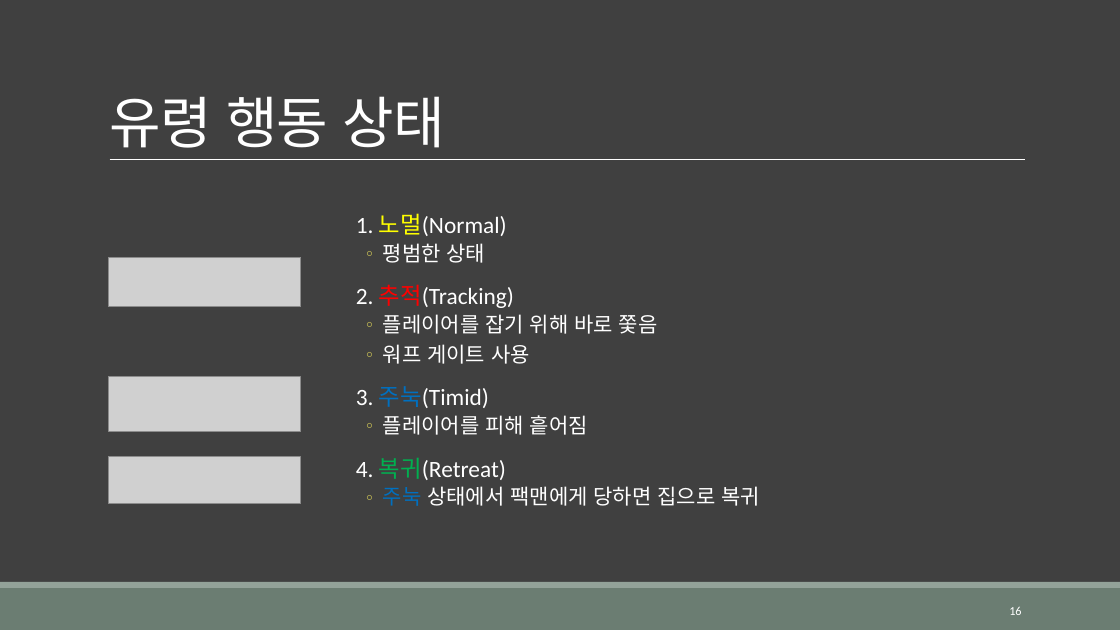
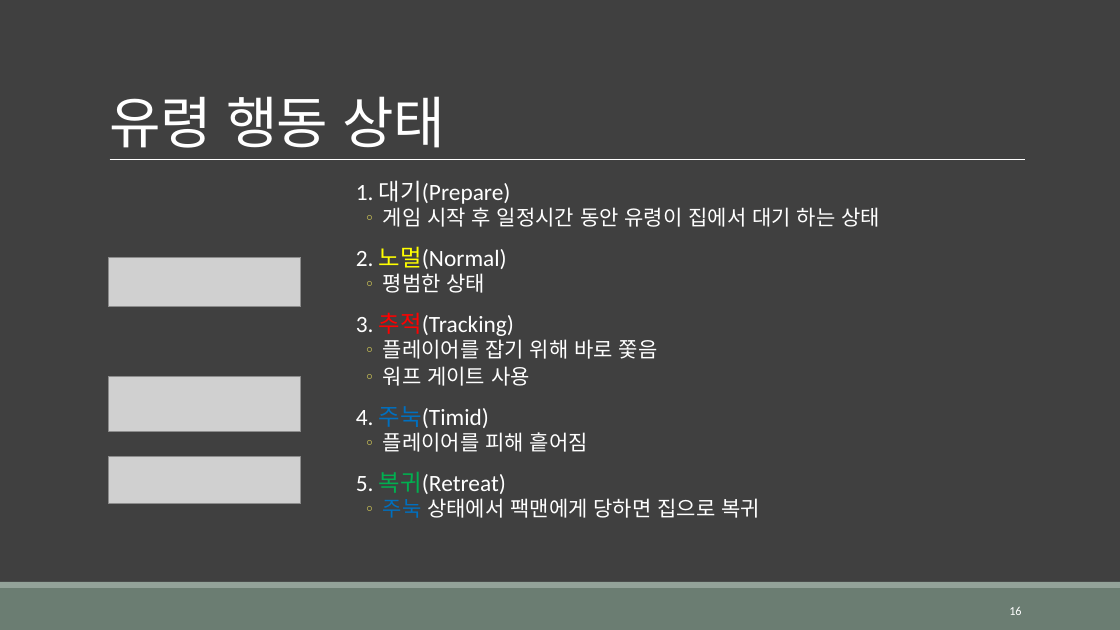
Before and after one commit to BlueCokeWine/PacMan, a slide deck: slide 16 of Document/팩맨_김지헌.pptx. Drawn at 1120x630 pixels with LibreOffice and Linux fonts; fonts in the diff are those of the drawing; grey boxes stand for pictures. Boxes give left, top, right and bottom in pixels: in the first picture for what was removed or moved away, otherwise in the second. Text is boxed around its words. In the diff, an @@ line names an element or a change of style, - is before the commit and + after.

Commit message:
유령 초반 대기 시간 추가 & 블링키 행동 규칙 추가 & 사운드 버그 수정

```diff
--- a/Document/팩맨_김지헌.pptx
+++ b/Document/팩맨_김지헌.pptx
@@ text "1. 대기(Prepare)": place and size @@
-text "1. 대기(Prepare)" at bbox=[356, 213, 760, 506]
+text "1. 대기(Prepare)" at bbox=[356, 180, 880, 518]
@@ text at bbox=[356, 180, 880, 269]: text changed @@
-  1. 노멀(Normal)
+  1. 대기(Prepare)
+  ◦ 게임 시작 후 일정시간 동안 유령이 집에서 대기 하는 상태
+  2. 노멀(Normal)
@@ text at bbox=[383, 273, 760, 518]: line spacing 0.9 to 0.8 @@
@@ text at bbox=[356, 312, 514, 336]: text changed @@
-  2. 추적(Tracking)
+  3. 추적(Tracking)
@@ text at bbox=[356, 406, 489, 428]: text changed @@
-  3. 주눅(Timid)
+  4. 주눅(Timid)
@@ text at bbox=[356, 472, 506, 494]: text changed @@
-  4. 복귀(Retreat)
+  5. 복귀(Retreat)
```
Also in this commit, not shown: 1 other slide changed, 22 other files.
